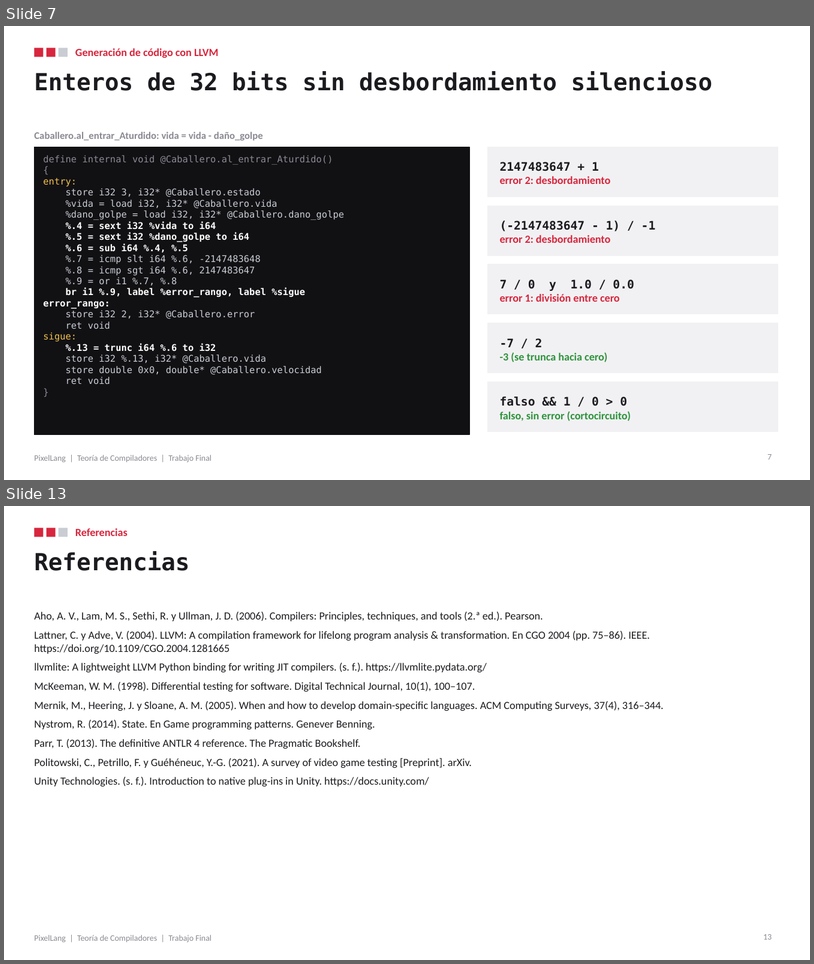
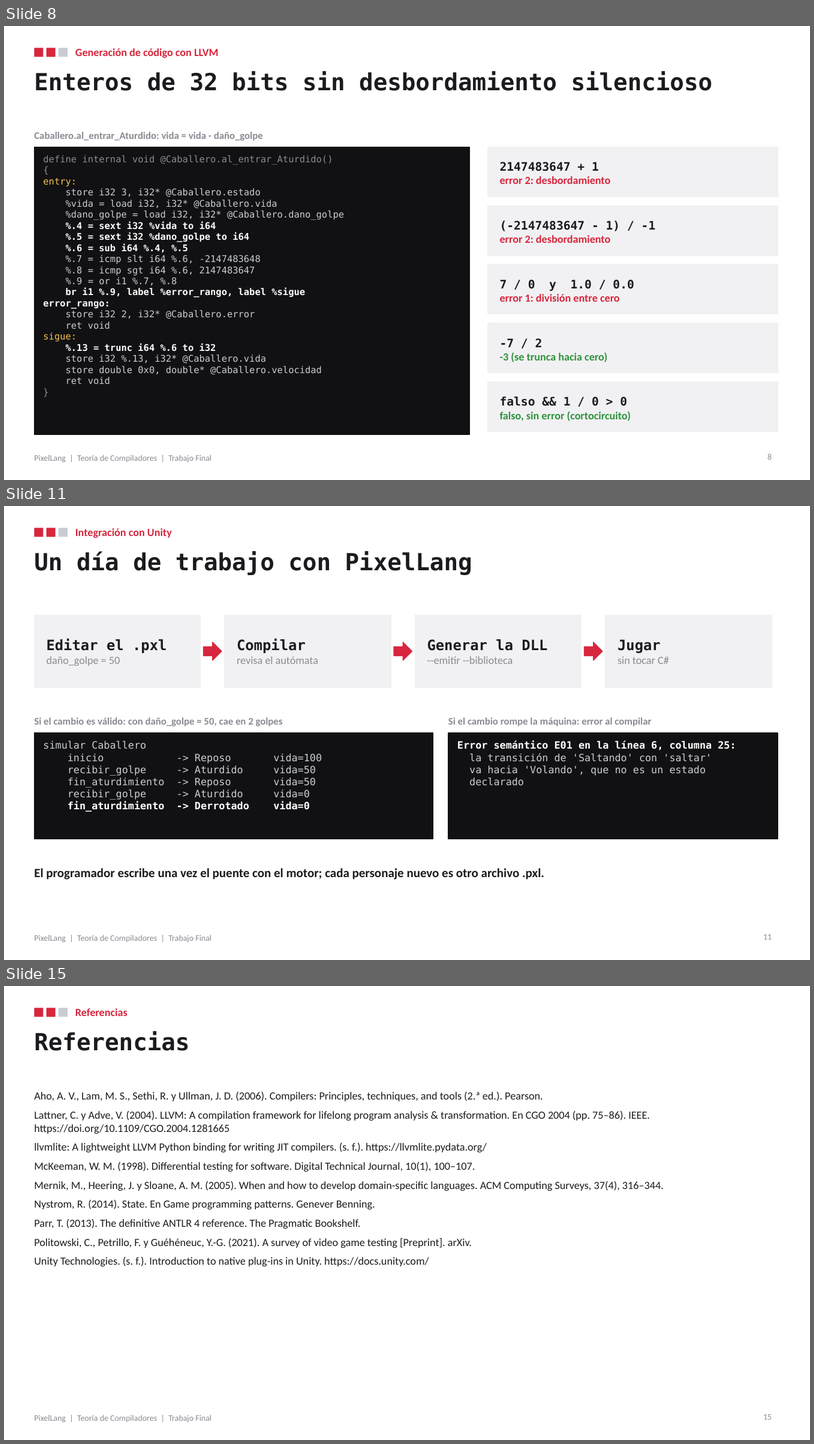
Before and after one commit to DavidRamPari/pixellang, a slide deck: docs/PixelLang_TrabajoFinal_Presentacion.pptx. Shown one above the other, each under a label of ours: slides 7 and 13 before the commit, slides 8, 11 and 15 after it; the slides between them are not shown. The pictures are 814x964 and 814x1444 pixels, drawn with LibreOffice and Linux fonts; fonts in the diff are those of the drawing. Boxes give left, top, right and bottom in pixels: in the first picture for what was removed or moved away, otherwise in the second. Text is boxed around its words. In the diff, an @@ line names an element or a change of style, - is before the commit and + after.

Commit message:
Informe, presentación y video con el minijuego de Unity

```diff
--- a/docs/PixelLang_TrabajoFinal_Presentacion.pptx
+++ b/docs/PixelLang_TrabajoFinal_Presentacion.pptx
@@ slide 11 added at [4,506,810,960], background #FFFFFF; not listed: 4 template elements that a slide beside it also shows @@
@@ text added at [75,528,172,538], 13 pt, text #D7263D, bold @@
+Integración con Unity
@@ title added at [34,551,473,575], 28 pt, text #1B1B1F, bold @@
+Un día de trabajo con PixelLang
@@ rectangle added at [34,615,201,687], fill #F1F1F3, outline #F1F1F3 1 pt @@
@@ rectangle added at [225,615,391,687], fill #F1F1F3, outline #F1F1F3 1 pt @@
@@ rectangle added at [416,615,582,687], fill #F1F1F3, outline #F1F1F3 1 pt @@
@@ rectangle added at [606,615,772,687], fill #F1F1F3, outline #F1F1F3 1 pt @@
@@ text added at [47,638,167,666], 13 pt, text #8A8A93 @@
+Editar el .pxl
+daño_golpe = 50
@@ right arrow added at [204,642,222,660], fill #D7263D, outline #D7263D 1 pt @@
@@ text added at [237,638,318,664], 13 pt, text #8A8A93 @@
+Compilar
+revisa el autómata
@@ right arrow added at [394,642,413,660], fill #D7263D, outline #D7263D 1 pt @@
@@ text added at [428,639,548,664], 13 pt, text #8A8A93 @@
+Generar la DLL
+--emitir --biblioteca
@@ right arrow added at [585,642,603,660], fill #D7263D, outline #D7263D 1 pt @@
@@ text added at [618,639,669,664], 13 pt, text #8A8A93 @@
+Jugar
+sin tocar C#
@@ text added at [34,717,283,726], 12 pt, text #8A8A93, bold @@
+Si el cambio es válido: con daño_golpe = 50, cae en 2 golpes
@@ text added at [449,717,651,726], 12 pt, text #8A8A93, bold @@
+Si el cambio rompe la máquina: error al compilar
@@ rectangle added at [34,733,434,839], fill #111114, outline #111114 1 pt @@
@@ rectangle added at [449,733,779,839], fill #111114, outline #111114 1 pt @@
@@ text added at [43,741,316,811], 12 pt, text #C9CDD3 @@
+simular Caballero
+inicio -> Reposo vida=100
+recibir_golpe -> Aturdido vida=50
+fin_aturdimiento -> Reposo vida=50
+recibir_golpe -> Aturdido vida=0
+fin_aturdimiento -> Derrotado vida=0
@@ text added at [458,741,736,785], 12 pt, text #C9CDD3 @@
+Error semántico E01 en la línea 6, columna 25:
+la transición de 'Saltando' con 'saltar'
+va hacia 'Volando', que no es un estado
+declarado
@@ text added at [34,868,545,879], 15 pt, text #1B1B1F, bold @@
+El programador escribe una vez el puente con el motor; cada personaje nuevo es otro archivo .pxl.
@@ page number added at [764,934,772,939], 10 pt, text #8A8A93 @@
+11
@@ what was slide 7 is now slide 8 @@
@@ page number at [768,453,772,459]: text changed @@
-7
+8
@@ what was slide 13 is now slide 15 @@
@@ page number at [764,1414,772,1419]: text changed @@
-13
+15
```
Also in this commit, not shown: 7 slides changed, 1 other slide added, 4 other files.
